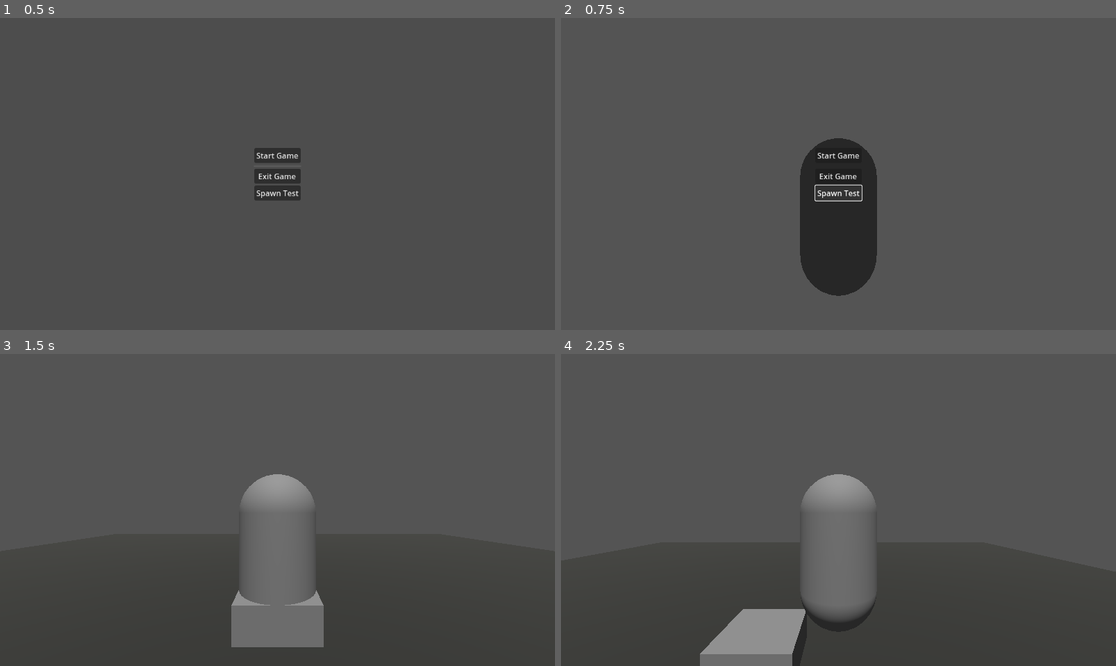
Above: before the commit, frames 1-4 (two rows, left to right).
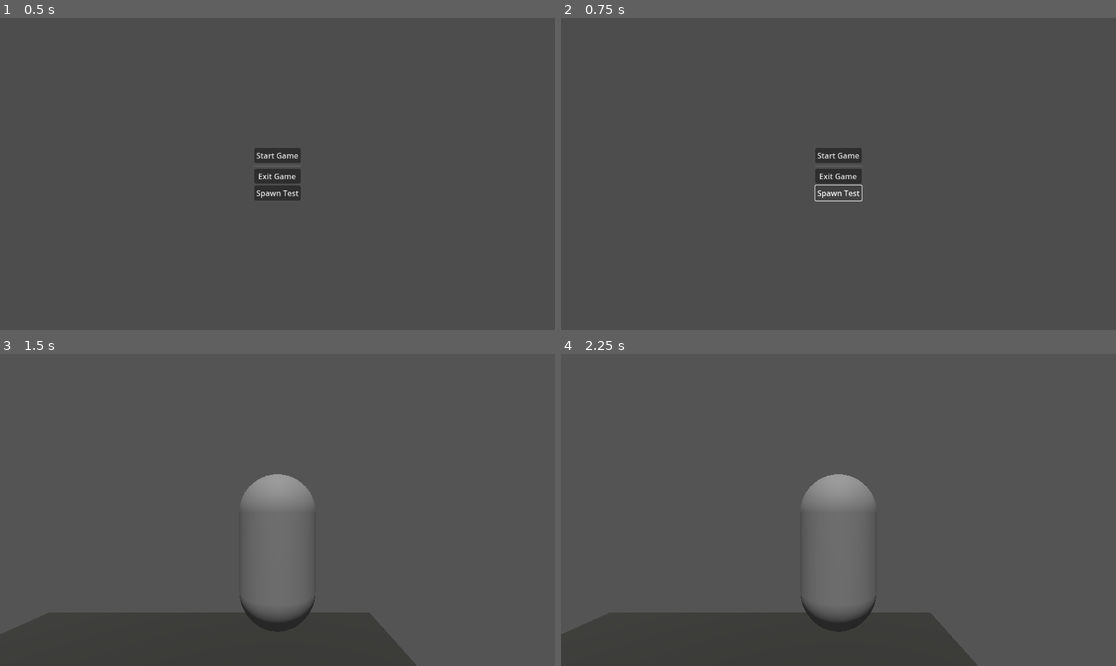
Above: after the commit, the same moments.

Repository: KaiserTorian/Project_Railway
Game: Godot game, scene res://scenes/GUI/title_screen.tscn
The game is run twice, just before and just after one commit, with the same random seed, the same clock (stepped at 60 frames per second) and the same inputs.
Inputs (mouse positions are in pixels of both pictures, inside the frame that each line leads up to):
- Up to frame 1 (0.5 s): no input
- Up to frame 2 (0.75 s): click "Spawn Test" at 0.5 s
- Up to frame 3 (1.5 s): click "Start Game" at 1.25 s
- Up to frame 4 (2.25 s): tap Enter at 2 s; move the mouse to (960, 494) at 2.02 s; hold D (cc_right) from 2.03 s (still down); tap Space (cc_jump) at 2.1 s

Frame 1 is identical in both runs. In frame 2, 5.0% of the frame differs, in the area x 43-57%, y 38-90%; in frame 3, 6.4%; in frame 4, 7.0%, in the area x 25-100%, y 78-100%.
Error after the commit: Parse Error: Could not find base class "ItemComponents". (res://scripts/resource_scripts/items_comps/test_comp.gd:2)

Commit message:
characterComp

Diff:
--- a/items/base_item.tscn
+++ /dev/null
@@ -1,8 +0,0 @@
-[gd_scene load_steps=2 format=3 uid="uid://dtu6hqw1jucvy"]
-
-[ext_resource type="Script" uid="uid://jdnrne68ga6y" path="res://items/item_base.gd" id="1_m53hc"]
-
-[node name="Item" type="Node3D"]
-script = ExtResource("1_m53hc")
-
-[node name="MeshInstance3D" type="MeshInstance3D" parent="."]
--- a/items/item_components/item_components.gd
+++ /dev/null
@@ -1,18 +0,0 @@
-@abstract
-class_name ItemComponents
-extends Resource
-
-
-@export var identifier: String
-@export var component_name: String
-@export_multiline var component_description:String
-
-
-func ready():
-	pass
-
-func process(_delta: float):
-	pass
-
-func physics_process(_delta: float):
-	pass
--- a/items/item_prefabs/test_item1.tres
+++ /dev/null
@@ -1,13 +0,0 @@
-[gd_resource type="Resource" script_class="ItemPrefab" load_steps=4 format=3 uid="uid://dcvbeqr7wiyo7"]
-
-[ext_resource type="Script" uid="uid://henk1sksno5l" path="res://items/item_prefabs/item_prefab.gd" id="1_cu8xr"]
-[ext_resource type="Script" uid="uid://5s6gtr4g8wph" path="res://items/item_components/item_components.gd" id="1_d8nbd"]
-[ext_resource type="Resource" uid="uid://xsfdacqfn4wq" path="res://items/item_components/new_resource.tres" id="2_j17ym"]
-
-[resource]
-script = ExtResource("1_cu8xr")
-identifier = "test_1"
-item_name = "Test_1"
-item_description = "Das ist ein Test Item"
-components = Array[ExtResource("1_d8nbd")]([ExtResource("2_j17ym")])
-metadata/_custom_type_script = "uid://henk1sksno5l"
--- a/project.godot
+++ b/project.godot
@@ -31,11 +31,10 @@
 
 folder_colors={
 "res://addons/": "gray",
-"res://assets/": "red",
-"res://items/": "orange",
-"res://scenes/": "pink",
-"res://scripts/": "purple",
-"res://scripts/globals/": "orange"
+"res://assets/": "yellow",
+"res://resources/": "red",
+"res://scenes/": "green",
+"res://scripts/": "purple"
 }
 
 [input]
--- /dev/null
+++ b/resources/items/test_item1.tres
@@ -0,0 +1,13 @@
+[gd_resource type="Resource" script_class="ItemPrefab" load_steps=4 format=3 uid="uid://dcvbeqr7wiyo7"]
+
+[ext_resource type="Script" uid="uid://henk1sksno5l" path="res://scripts/resource_scripts/items/item_prefab.gd" id="1_cu8xr"]
+[ext_resource type="Script" uid="uid://5s6gtr4g8wph" path="res://scripts/resource_scripts/component_prefab.gd" id="1_d8nbd"]
+[ext_resource type="Resource" uid="uid://xsfdacqfn4wq" path="res://resources/items_comps/new_resource.tres" id="2_j17ym"]
+
+[resource]
+script = ExtResource("1_cu8xr")
+identifier = "test_1"
+item_name = "Test_1"
+item_description = "Das ist ein Test Item"
+components = Array[ExtResource("1_d8nbd")]([ExtResource("2_j17ym")])
+metadata/_custom_type_script = "uid://henk1sksno5l"
--- a/items/item_components/new_resource.tres
+++ b/resources/items_comps/new_resource.tres
@@ -1,6 +1,6 @@
 [gd_resource type="Resource" script_class="TestComp" load_steps=2 format=3 uid="uid://xsfdacqfn4wq"]
 
-[ext_resource type="Script" uid="uid://dve71emj27cqi" path="res://items/item_components/test_comp.gd" id="1_x8oyi"]
+[ext_resource type="Script" uid="uid://dve71emj27cqi" path="res://scripts/resource_scripts/items_comps/test_comp.gd" id="1_x8oyi"]
 
 [resource]
 script = ExtResource("1_x8oyi")
--- a/scenes/GUI/button.gd
+++ /dev/null
@@ -1,6 +0,0 @@
-extends Button
-
-
-
-func _on_pressed() -> void:
-	CharacterManager.spawn_character("res://scenes/characters/human.tscn", Vector3(0,0,0), Vector3(0,0,0), true)
--- a/scenes/GUI/title_screen.gd
+++ b/scenes/GUI/title_screen.gd
@@ -4,7 +4,7 @@
 
 
 func _on_start_pressed() -> void:
-	SceneManager.change_scene("res://scenes/test_scene.tscn")
+	SceneManager.change_scene("res://scenes/world/test_scene.tscn")
 	#print("start")
 
 
--- a/scenes/GUI/title_screen.tscn
+++ b/scenes/GUI/title_screen.tscn
@@ -1,7 +1,6 @@
-[gd_scene load_steps=3 format=3 uid="uid://cfucqcahrugd"]
+[gd_scene load_steps=2 format=3 uid="uid://cfucqcahrugd"]
 
 [ext_resource type="Script" uid="uid://b5el4vap568s0" path="res://scenes/GUI/title_screen.gd" id="1_tk0hf"]
-[ext_resource type="Script" uid="uid://bl1df5vxl0erl" path="res://scenes/GUI/button.gd" id="2_e0n31"]
 
 [node name="TitleScreen" type="Control"]
 layout_mode = 3
@@ -41,8 +40,6 @@
 [node name="Button" type="Button" parent="VBoxContainer"]
 layout_mode = 2
 text = "Spawn Test"
-script = ExtResource("2_e0n31")
 
 [connection signal="pressed" from="VBoxContainer/Start" to="." method="_on_start_pressed"]
 [connection signal="pressed" from="VBoxContainer/Quit" to="." method="_on_quit_pressed"]
-[connection signal="pressed" from="VBoxContainer/Button" to="VBoxContainer/Button" method="_on_pressed"]
--- a/scenes/characters/human.gd
+++ b/scenes/characters/human.gd
@@ -1,2 +1,2 @@
-class_name Player
+class_name Human
 extends CharacterPrefab
--- a/scenes/characters/human.tscn
+++ b/scenes/characters/human.tscn
@@ -7,8 +7,7 @@
 [ext_resource type="Script" uid="uid://cqmek6tqnkbv1" path="res://scripts/state_machine/player_character/running_state.gd" id="5_j31ep"]
 [ext_resource type="Script" uid="uid://d0vocsbu2mera" path="res://scripts/state_machine/player_character/climbing_state.gd" id="6_6t23p"]
 [ext_resource type="Script" uid="uid://eoejey874c8u" path="res://scripts/state_machine/player_character/falling_state.gd" id="7_n8jd0"]
-[ext_resource type="Script" uid="uid://lhwocdkhwbps" path="res://scripts/components/root_component.gd" id="8_6t23p"]
-[ext_resource type="Script" uid="uid://7o6atif7f3eb" path="res://scripts/components/basic_movement_component.gd" id="9_n8jd0"]
+[ext_resource type="Script" uid="uid://lhwocdkhwbps" path="res://scripts/resource_scripts/char_comps/root_component.gd" id="8_6t23p"]
 
 [sub_resource type="CapsuleShape3D" id="CapsuleShape3D_6p3mc"]
 
@@ -16,6 +15,12 @@
 
 [sub_resource type="Environment" id="Environment_n8jd0"]
 background_energy_multiplier = 1.1
+
+[sub_resource type="GDScript" id="GDScript_tk7ed"]
+script/source = "class_name BasicMovementComponent
+extends ComponentPrefab
+
+"
 
 [node name="Player" type="CharacterBody3D"]
 script = ExtResource("1_dnjla")
@@ -69,8 +74,7 @@
 parent = NodePath("..")
 metadata/_custom_type_script = "uid://lhwocdkhwbps"
 
-[node name="BasicMovementComponent" type="Node" parent="RootComponent" node_paths=PackedStringArray("cam_controller")]
-script = ExtResource("9_n8jd0")
-cam_controller = NodePath("../../CameraController")
+[node name="BasicMovementComponent" type="Node" parent="RootComponent"]
+script = SubResource("GDScript_tk7ed")
 identifier = "BasicMovement"
 metadata/_custom_type_script = "uid://7o6atif7f3eb"
--- a/scenes/characters_spawn_node.gd
+++ /dev/null
@@ -1,6 +0,0 @@
-extends Node3D
-
-
-func _ready() -> void:
-	CharacterManager.spawn_character("res://scenes/characters/human.tscn", Vector3(0,0,0), Vector3(0,0,0), true)
-	#CharacterManager.player_spawned.emit(self, self.global_position, self.global_rotation)
--- a/items/item_base.gd
+++ b/scenes/items-misc/base_item.gd
@@ -6,7 +6,7 @@
 var prefab: ItemPrefab
 var sprite: Image
 
-var components: Array[ItemComponents]
+var components: Array[ComponentPrefab]
 
 @onready var item_mesh: MeshInstance3D = $MeshInstance3D
 
@@ -15,8 +15,6 @@
 	self.update_model()
 	self.update_sprite()
 
-	for component in self.components:
-		component.ready()
 
 
 func update_model(new_mesh: Mesh = null):
@@ -30,15 +28,15 @@
 func update_sprite(new_sprite: Image = null):
 	if new_sprite == null:
 		self.sprite = self.prefab.item_sprite
-	else:
+	else	:
 		self.sprite = new_sprite
 
 
 func _process(delta: float) -> void:
 	for component in self.components:
-		component.process(delta)
+		component.process(delta, self)
 
 
 func _physics_process(delta: float) -> void:
 	for component in self.components:
-		component.physics_process(delta)
+		component.physics_process(delta, self)
--- /dev/null
+++ b/scenes/items-misc/base_item.tscn
@@ -0,0 +1,13 @@
+[gd_scene load_steps=3 format=3 uid="uid://dtu6hqw1jucvy"]
+
+[ext_resource type="Script" uid="uid://jdnrne68ga6y" path="res://scenes/items-misc/base_item.gd" id="1_m53hc"]
+
+[sub_resource type="SphereShape3D" id="SphereShape3D_m53hc"]
+
+[node name="Item" type="RigidBody3D"]
+script = ExtResource("1_m53hc")
+
+[node name="MeshInstance3D" type="MeshInstance3D" parent="."]
+
+[node name="CollisionShape3D" type="CollisionShape3D" parent="."]
+shape = SubResource("SphereShape3D_m53hc")
--- a/scenes/test_scene_2.tscn
+++ /dev/null
@@ -1,24 +0,0 @@
-[gd_scene load_steps=4 format=3 uid="uid://cmlkems13vepy"]
-
-[sub_resource type="WorldBoundaryShape3D" id="WorldBoundaryShape3D_q1p35"]
-
-[sub_resource type="StandardMaterial3D" id="StandardMaterial3D_a5oyu"]
-albedo_color = Color(0.27399352, 0.27559692, 0.2611281, 1)
-metallic = 0.53
-
-[sub_resource type="BoxMesh" id="BoxMesh_qw5iq"]
-material = SubResource("StandardMaterial3D_a5oyu")
-size = Vector3(20, 0.1, 20)
-
-[node name="Node3D" type="Node3D"]
-
-[node name="Floor" type="StaticBody3D" parent="."]
-
-[node name="CollisionShape3D" type="CollisionShape3D" parent="Floor"]
-shape = SubResource("WorldBoundaryShape3D_q1p35")
-
-[node name="MeshInstance3D" type="MeshInstance3D" parent="Floor"]
-mesh = SubResource("BoxMesh_qw5iq")
-
-[node name="Sun" type="DirectionalLight3D" parent="."]
-transform = Transform3D(1, 0, 0, 0, 0.44621345, 0.89492655, 0, -0.89492655, 0.44621345, 0, 9.755459, 5.746492)
--- a/scenes/test_scene.tscn
+++ b/scenes/world/test_scene.tscn
@@ -1,7 +1,7 @@
 [gd_scene load_steps=7 format=3 uid="uid://crmwp0pdxv0dl"]
 
-[ext_resource type="Script" uid="uid://dfal78xoae7t0" path="res://scenes/characters_spawn_node.gd" id="1_g7g4h"]
-[ext_resource type="Resource" uid="uid://dcvbeqr7wiyo7" path="res://items/item_prefabs/test_item1.tres" id="1_j8ivh"]
+[ext_resource type="Resource" uid="uid://dcvbeqr7wiyo7" path="res://resources/items/test_item1.tres" id="1_j1f80"]
+[ext_resource type="Script" uid="uid://dfal78xoae7t0" path="res://scripts/world/characters_spawn_node.gd" id="2_cufpa"]
 
 [sub_resource type="WorldBoundaryShape3D" id="WorldBoundaryShape3D_a5oyu"]
 
@@ -20,13 +20,13 @@
 # The parent of the spawend item
 @export var item: ItemPrefab
 
-
-func _ready() -> void:
-	ItemManager.spawn_item(item)
+#
+#func _ready() -> void:
+	#ItemManager.spawn_item(item,self.global_position)
 
 func _process(_delta: float) -> void:
-	if Input.is_action_just_pressed(\"ui_accept\"):
-		ItemManager.spawn_item(item)
+	if Input.is_action_just_pressed(\"ui_up\"):
+		ItemManager.spawn_item(item,self.global_position)
 		print('item spawn')
 	if Input.is_action_just_pressed(\"ui_down\"):
 		if self.get_child_count() > 0:
@@ -49,8 +49,8 @@
 [node name="Items" type="Node3D" parent="."]
 transform = Transform3D(1, 0, 0, 0, 1, 0, 0, 0, 1, 0, 2.0328803, 0)
 script = SubResource("GDScript_a5oyu")
-item = ExtResource("1_j8ivh")
+item = ExtResource("1_j1f80")
 
 [node name="Characters" type="Node3D" parent="."]
-transform = Transform3D(1, 0, 0, 0, 1, 0, 0, 0, 1, 0, 5.913432, 0)
-script = ExtResource("1_g7g4h")
+transform = Transform3D(1, 0, 0, 0, 1, 0, 0, 0, 1, 4.2678547, 5.913432, 0)
+script = ExtResource("2_cufpa")
--- a/scripts/components/component_prefab.gd
+++ /dev/null
@@ -1,37 +0,0 @@
-@abstract
-class_name ComponentPrefab
-extends Node
-
-@export var is_active: bool = true
-@export var identifier: String
-
-var parent: Node3D
-
-
-func self_check() -> void:
-	if identifier == null:
-		push_error("identifier in ", self, " is null")
-		return
-	if not parent is Node3D:
-		push_error("parent in ", self, " is not Node3D")
-		return
-
-
-
-func ready() -> void:
-	pass
-
-func process(_delta: float) -> void:
-	pass
-
-func physics_process(_delta: float) -> void:
-	pass
-
-func unhandled_input(_event: InputEvent) -> void:
-	pass
-
-func on_activate() -> void:
-	pass
-
-func on_deactivate() -> void:
-	pass
--- a/scripts/components/root_component.gd
+++ /dev/null
@@ -1,48 +0,0 @@
-class_name RootComponent
-extends Node
-
-
-@export var parent: Node3D
-
-
-func _ready() -> void:
-	if not parent is Node3D:
-		push_error("parent in ", self, " is not Node3D")
-		return
-
-	for component in self.get_children() as Array[ComponentPrefab]:
-		component.parent = self.parent
-		component.self_check()
-		component.ready()
-
-
-func _process(delta: float) -> void:
-	for component in self.get_children() as Array[ComponentPrefab]:
-		if component.is_active == true:
-			component.process(delta)
-
-
-func _physics_process(delta: float) -> void:
-	for component in self.get_children() as Array[ComponentPrefab]:
-		if component.is_active == true:
-			component.physics_process(delta)
-
-
-func _unhandled_input(event: InputEvent) -> void:
-	for component in self.get_children() as Array[ComponentPrefab]:
-		if component.is_active == true:
-			component.unhandled_input(event)
-
-
-func activate(identifier: String) -> void:
-	for component in self.get_children() as Array[ComponentPrefab]:
-		if component.identifier == identifier:
-			component.is_active = true
-			component.on_activate()
-
-
-func deactivate(identifier: String) -> void:
-	for component in self.get_children() as Array[ComponentPrefab]:
-		if component.identifier == identifier:
-			component.is_active = false
-			component.on_deactivate()
--- a/scripts/globals/item_manager.gd
+++ b/scripts/globals/item_manager.gd
@@ -1,7 +1,7 @@
 extends Node3D
 
 
-const BASE_ITEM_SCENE: PackedScene = preload("res://items/base_item.tscn")
+const BASE_ITEM_SCENE: PackedScene = preload("res://scenes/items-misc/base_item.tscn")
 var all_items:Dictionary[int,ItemBase] = {}
 
 
--- a/scripts/components/basic_movement_component.gd
+++ b/scripts/resource_scripts/char_comps/simple_player_controller.gd
@@ -1,5 +1,6 @@
-class_name BasicMovementComponent
+class_name SimplePlayerController
 extends ComponentPrefab
+
 
 const SPEED = 5.0
 const JUMP_VELOCITY = 4.5
@@ -7,23 +8,25 @@
 const TILT_LOWER_LIMIT := deg_to_rad(-90.0)
 const TILT_UPPER_LIMIT := deg_to_rad(90.0)
 
+#FIXME
 @export var cam_controller: Node3D
+
 
 var temp_mouse_input: Vector2
 var mouse_rotation := Vector2(0.0,0.0)
 
-func physics_process(delta: float) -> void:
-	character_movement(delta)
-	cam_movement(delta)
+func physics_process(delta: float, owner: Node3D) -> void:
+	character_movement(delta,owner)
+	cam_movement(delta, owner)
 
 
-func unhandled_input(event: InputEvent) -> void:
+func unhandled_input(event: InputEvent, _owner:Node3D) -> void:
 	if event is InputEventMouseMotion and Input.get_mouse_mode() == Input.MOUSE_MODE_CAPTURED:
 		temp_mouse_input = Vector2(event.screen_relative.x,event.screen_relative.y)
 		#print(temp_mouse_input)
 
 
-func _input(event):
+func _input(event, _owner:Node3D):
 	if event.is_action_pressed("ui_cancel"):
 		if Input.mouse_mode == Input.MOUSE_MODE_VISIBLE:
 			Input.mouse_mode = Input.MOUSE_MODE_CAPTURED
@@ -31,32 +34,36 @@
 			Input.mouse_mode = Input.MOUSE_MODE_VISIBLE
 
 
-func character_movement(delta: float) ->void:
+func character_movement(delta: float, owner: Node3D) -> void:
+
+	if not owner == Human:
+		return
+
 	# Add the gravity.
-	if not parent.is_on_floor():
-		parent.velocity += parent.get_gravity() * delta
+	if not owner.is_on_floor():
+		owner.velocity += owner.get_gravity() * delta
 
 	# Jumpingda
-	if Input.is_action_just_pressed("cc_jump") and parent.is_on_floor():
-		parent.velocity.y = JUMP_VELOCITY
+	if Input.is_action_just_pressed("cc_jump") and owner.is_on_floor():
+		owner.velocity.y = JUMP_VELOCITY
 
 	# Get the input direction and handle the movement/deceleration.
 	# As good practice, you should replace UI actions with custom gameplay actions.
 	var input_dir := Input.get_vector("cc_left", "cc_right", "cc_forward", "cc_backward")
-	var direction := (parent.transform.basis * Vector3(input_dir.x, 0, input_dir.y)).normalized()
+	var direction := (owner.transform.basis * Vector3(input_dir.x, 0, input_dir.y)).normalized()
 	if direction:
-		parent.velocity.x = direction.x * SPEED
-		parent.velocity.z = direction.z * SPEED
+		owner.velocity.x = direction.x * SPEED
+		owner.velocity.z = direction.z * SPEED
 	else:
-		parent.velocity.x = move_toward(parent.velocity.x, 0, SPEED)
-		parent.velocity.z = move_toward(parent.velocity.z, 0, SPEED)
+		owner.velocity.x = move_toward(owner.velocity.x, 0, SPEED)
+		owner.velocity.z = move_toward(owner.velocity.z, 0, SPEED)
 
-	parent.move_and_slide()
+	owner.move_and_slide()
 	pass
 
 
 
-func cam_movement(delta)->void:
+func cam_movement(delta: float,owner: Node3D)->void:
 
 	mouse_rotation.x += -temp_mouse_input.x * MOUSE_SENSITIVITY * delta
 	mouse_rotation.y += -temp_mouse_input.y * MOUSE_SENSITIVITY * delta
@@ -68,7 +75,7 @@
 	cam_controller.transform.basis = Basis.from_euler(camera_rotation)
 	cam_controller.rotation.z = 0.0
 
-	parent.global_transform.basis = Basis.from_euler(player_rotation)
+	owner.global_transform.basis = Basis.from_euler(player_rotation)
 
 	temp_mouse_input.x = 0.0
 	temp_mouse_input.y = 0.0
--- /dev/null
+++ b/scripts/resource_scripts/component_prefab.gd
@@ -0,0 +1,27 @@
+@abstract
+class_name ComponentPrefab
+extends Resource
+
+@export var identifier: String
+@export var component_name: String
+@export_multiline var component_description:String
+
+func self_check() -> void:
+	if identifier == null:
+		push_error("identifier in ", self, " is null")
+		return
+
+func ready(_parent: Node3D):
+	pass
+
+func process(_delta: float, _owner: Node3D):
+	pass
+
+func physics_process(_delta: float, _owner: Node3D):
+	pass
+
+func input(_event: InputEvent, _owner: Node3D) -> void:
+	pass
+
+func unhandled_input(_event: InputEvent,_owner:Node3D) -> void:
+	pass
--- a/items/item_prefabs/item_prefab.gd
+++ b/scripts/resource_scripts/items/item_prefab.gd
@@ -9,7 +9,7 @@
 @export var item_value: int
 @export var max_stacksize: int = 1
 
-@export var components:Array[ItemComponents]
+@export var components:Array[ComponentPrefab]
 
 #FIXME: The string is just a place holder I need a 3D model
 @export_subgroup("model")
--- a/items/item_components/test_comp.gd
+++ b/scripts/resource_scripts/items_comps/test_comp.gd
@@ -5,6 +5,6 @@
 @export var test_var2: String
 
 
-
-func process(_delta: float):
+func process(_delta: float, parent: Node3D):
+	print(parent)
 	print(test_var1)
--- /dev/null
+++ b/scripts/resource_scripts/root_component.gd
@@ -0,0 +1,34 @@
+class_name RootComponent
+extends Node
+
+
+@export var parent: Node3D
+
+var components: Array[ComponentPrefab] = []
+
+# Called when the node enters the scene tree for the first time.
+func _ready() -> void:
+	for component in self.components:
+		component.self_check()
+		component.ready(parent)
+
+
+# Called every frame. 'delta' is the elapsed time since the previous frame.
+func _process(delta: float) -> void:
+	for component in self.components:
+		component.process(delta, parent)
+
+
+func  _physics_process(delta: float) -> void:
+	for component in self.components:
+		component.process(delta, parent)
+
+
+func _input(event: InputEvent) -> void:
+	for component in self.components:
+		component._input(event, parent)
+
+
+func _unhandled_input(event: InputEvent) -> void:
+	for component in self.components:
+		component.unhandled_input(event, parent)
--- /dev/null
+++ b/scripts/world/characters_spawn_node.gd
@@ -0,0 +1,5 @@
+extends Node3D
+
+
+func _ready() -> void:
+	CharacterManager.spawn_character("res://scenes/characters/human.tscn", self.global_position, Vector3(0,0,0), true)
Not shown, removed: scenes/GUI/button.gd.uid
Renamed: items/item_base.gd.uid -> scenes/items-misc/base_item.gd.uid
Not shown, removed: scripts/components/basic_movement_component.gd.uid
Not shown, removed: scripts/components/component_prefab.gd.uid
Not shown, removed: scripts/components/root_component.gd.uid
Not shown, added: scripts/resource_scripts/char_comps/simple_player_controller.gd.uid
Renamed: items/item_components/item_components.gd.uid -> scripts/resource_scripts/component_prefab.gd.uid
Renamed: items/item_prefabs/item_prefab.gd.uid -> scripts/resource_scripts/items/item_prefab.gd.uid
Renamed: items/item_components/test_comp.gd.uid -> scripts/resource_scripts/items_comps/test_comp.gd.uid
Not shown, added: scripts/resource_scripts/root_component.gd.uid
Renamed: scenes/characters_spawn_node.gd.uid -> scripts/world/characters_spawn_node.gd.uid
